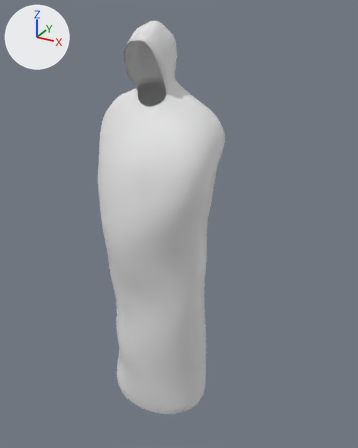
The Blender file blender/tutoriels/cloth/blender-armless-tunic-2024-12-14.blend: old version first, new version second.
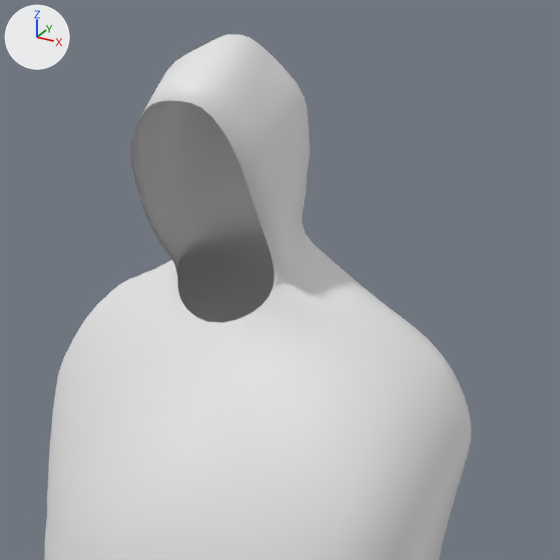
The first picture shows the older version from a camera (50 mm lens) standing at (1.078, -1.734, 1.897) and looking at (0.088, 0.066, 0.997). The close-ups show both versions on the part from 24% to 70% of the width and 2% to 40% of the height of that picture. The lights are fixed; the arrows at upper left show +X, +Y and +Z.

In view in the first close-up: 'Cloth'.
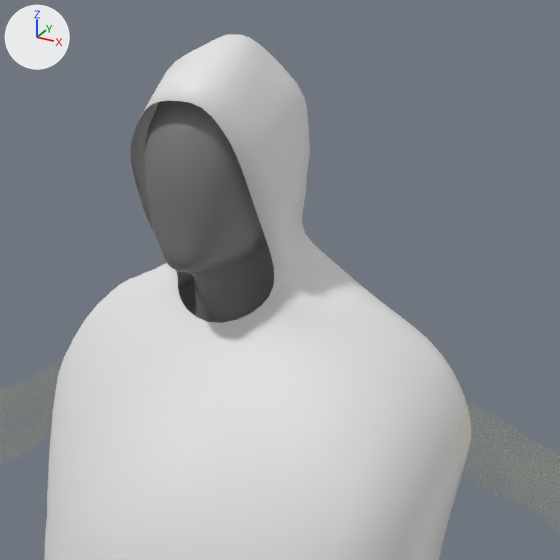
The change, as JSON lines over the scene's bpy script:
```json
{"op": "remove", "block": "ob_humanoid", "code": "ob_humanoid.hide_set(True)"}
```

Pixel boxes [x1, y1, x2, y2] of what changed, in the close-ups (560 x 560 px):
```json
{"object": "Humanoid", "change": "shown", "after": [0, 124, 560, 535]}
```
